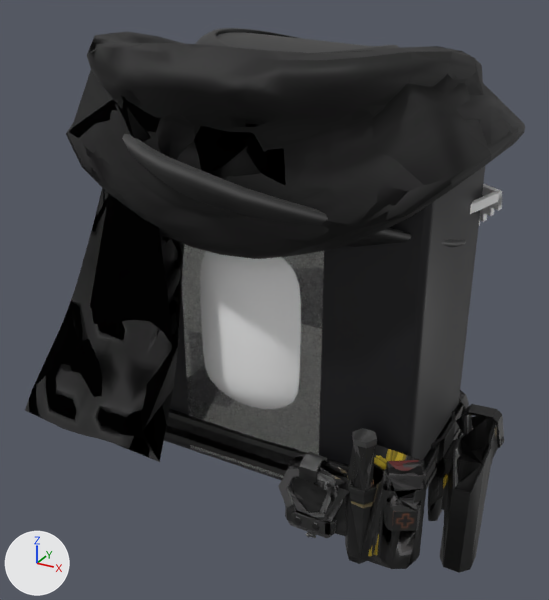
What one commit did to the Blender file assets-src/sussy/sussy-r6.blend.
Camera for both pictures: a 50 mm lens placed at (2.01, -3.85, 1.88), pointed at (-0.09, -0.04, -0.02). Arrows for +X, +Y and +Z are at lower left; the lights stay in place. The older version comes first.

The scene before the commit, as lines of its bpy script (objects in view):
```python
me_head = bpy.data.meshes.new('Head')
me_head.from_pydata(...)  # 4227 vertices, 4793 faces; spans x -1.03..1.12, y -1.05..1.15, z -0.6..1.57
me_head.polygons.foreach_set('use_smooth', [True] * 4793)
# faces by material slot: [2553, 1944, 296]
me_head.materials.append(mat_face)  # picture img_face
me_head.materials.append(mat_trilby)  # picture img_trilby
me_head.materials.append(mat_glasses)  # picture img_glasses
me_leftarm = bpy.data.meshes.new('LeftArm')
me_leftarm.from_pydata(...)  # 96 vertices, 98 faces; spans x -0.5..0.5, y -0.5..0.5, z -1.0..1.0
me_leftarm.polygons.foreach_set('use_smooth', [True] * 98)
me_leftarm.materials.append(mat_bodywhite)  # white #f2f2ef
me_torso = bpy.data.meshes.new('Torso')
me_torso.from_pydata(...)  # 3733 vertices, 10978 faces; spans x -1.44..1.35, y -1.17..1.17, z -1.54..1.57
me_torso.polygons.foreach_set('use_smooth', [True] * 10978)
# faces by material slot: [98, 5746, 5050, 84]
me_torso.materials.append(mat_bodyblack)  # black #17171a
me_torso.materials.append(mat_tacbelts)  # picture img_tacbelts
me_torso.materials.append(mat_scarf)  # picture img_scarf
me_torso.materials.append(mat_silver)  # light grey #d8dade
ob_head = bpy.data.objects.new('Head', me_head)
ob_head.location = (0.0, 0.0, 0.0)
ob_leftarm = bpy.data.objects.new('LeftArm', me_leftarm)
ob_leftarm.location = (0.0, 0.0, 0.0)
ob_torso = bpy.data.objects.new('Torso', me_torso)
ob_torso.location = (0.0, 0.0, 0.0)
# also in view: 'LeftLeg' at (0.0, 0.0, 0.0)
```
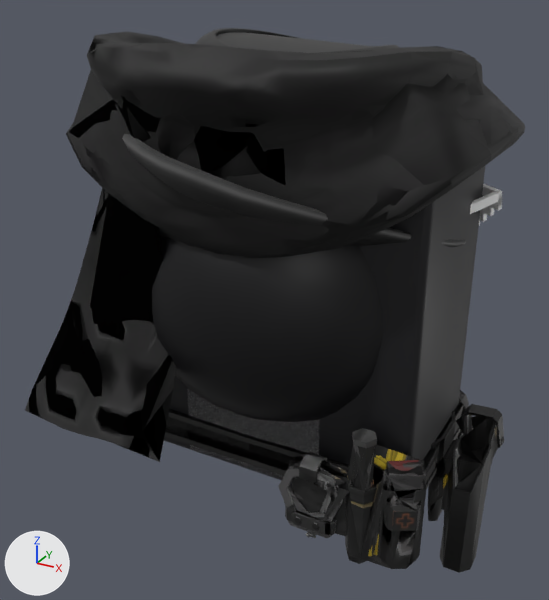
Pixel boxes (x1, y1, x2, y2) of what changed, in the pictures (549 x 600 px):
'Head', reshaped
    before: (122, 28, 502, 409)
    after: (122, 28, 502, 422)
part 1 of me_head, rebuilt (not visible afterwards)
    before: (200, 251, 301, 409)
part 2 of me_head, added (black)
    after: (152, 236, 383, 422)
'LeftArm', unchanged, covered by the edit
    before: (182, 244, 324, 478)
    after: (187, 389, 320, 478)

The change, as a list of edits to the scene's bpy script:
```text
Add mat_eggink:
    mat_eggink = principled_material('EggInk')
    mat_eggink.base_color = (0.00368, 0.00368, 0.00478)  # black #0c0c0f
    mat_eggink.roughness = 0.45
    mat_eggink.specular_ior_level = 0.4
Add mat_eggwhite:
    mat_eggwhite = principled_material('EggWhite')
    mat_eggwhite.base_color = (0.905, 0.905, 0.88)  # white #f4f4f1
    mat_eggwhite.roughness = 0.35
    mat_eggwhite.specular_ior_level = 0.4
    mat_eggwhite.coat_weight = 0.35
Change me_head:
    used by ob_head; location = (0.0, 0.0, 0.0)
    remove me_head.from_pydata(...)  # 4227 vertices, 4793 faces; spans x -1.03..1.12, y -1.05..1.15, z -0.6..1.57
    remove me_head.materials.append(mat_face)  # picture img_face
    add me_head.from_pydata(...)  # 4293 vertices, 4384 faces; spans x -1.03..1.12, y -1.05..1.15, z -0.69..1.57
    me_head part 1: the loose piece of 2162 vertices spanning x -0.6..0.6, y -0.6..0.6, z -0.6..0.6 is rebuilt with 679 vertices and now spans x -0.9..0.91, y -0.9..0.9, z -0.65..1.03, in mat_eggwhite (white #f4f4f1)
    me_head part 2: a new loose piece of 345 vertices spanning x -0.93..0.94, y -0.94..0.94, z -0.69..1.07, in mat_eggink (black #0c0c0f)
    other edits to the shape of me_head do not show in these pictures
    add me_head.materials.append(mat_eggwhite)  # white #f4f4f1
    add me_head.materials.append(mat_eggink)  # black #0c0c0f
```
